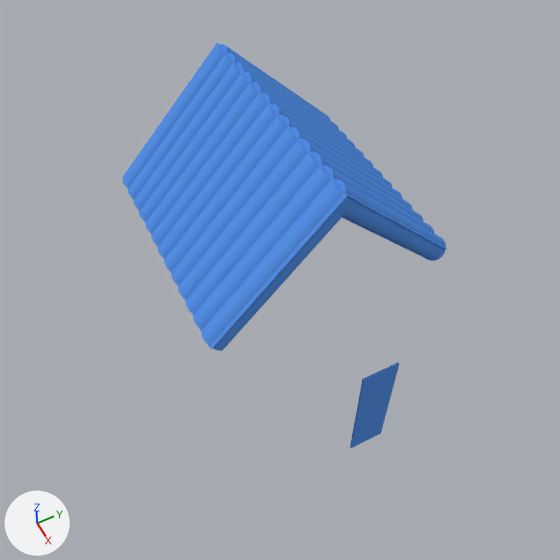
Two versions of the Blender file blend/Building.blend, one commit apart.
Both versions are drawn from the file's camera 'Camera'. Lighting does not change. The marker at lower left points along +X, +Y and +Z. The older version comes first. The same objects are shown in both versions, whatever each file hides.

Before the edit, the objects in view are built like this:
```python
me_cube_003 = bpy.data.meshes.new('Cube.003')
me_cube_003.from_pydata(...)  # a box spanning x -1.0..1.0, y -1.0..1.0, z -1.0..1.0
me_cube_003.materials.append(mat_blue)  # blue #5792e7
me_cube_015 = bpy.data.meshes.new('Cube.015')
me_cube_015.from_pydata([(1.0, 1.0, 1.4), (1.0, -1.0, 1.4), (-1.0, -1.0, 1.4), (-1.0, 1.0, 1.4), (1.0, 0.0, 2.4), (-1.0, 0.0, 2.4)], [], [(4, 5, 2, 1), (0, 3, 5, 4)])
me_cube_015.materials.append(mat_blue)  # blue #5792e7
me_cylinder_025 = bpy.data.meshes.new('Cylinder.025')
me_cylinder_025.from_pydata(...)  # 2600 vertices, 1326 faces; spans x -1.0..19.0, y -1.0..1.0, z -1.0..1.0
me_cylinder_025.materials.append(mat_blue)  # blue #5792e7
me_cylinder_026 = bpy.data.meshes.new('Cylinder.026')
me_cylinder_026.from_pydata(...)  # 2600 vertices, 1326 faces; spans x -1.0..19.0, y -1.0..1.0, z -1.0..1.0
me_cylinder_026.materials.append(mat_blue)  # blue #5792e7
ob_door = bpy.data.objects.new('Door', me_cube_003)
ob_door.location = (1.026, 0.508, 0.621)
ob_door.scale = (0.0101, 0.202, 0.757)
ob_house_001 = bpy.data.objects.new('House.001', me_cube_015)
ob_house_001.location = (0.016, -0.086, 1.471)
ob_house_001.scale = (1.01, 1.01, 1.01)
ob_roof = bpy.data.objects.new('Roof', me_cylinder_025)
ob_roof.location = (-0.892, -0.541, 3.337)
ob_roof.rotation_euler = (-0.785, 0.0, 0.0)  # degrees (-45, 0, 0)
ob_roof.scale = (0.101, 0.101, 0.707)
ob_roof_001 = bpy.data.objects.new('Roof.001', me_cylinder_026)
ob_roof_001.location = (-0.892, 0.37, 3.337)
ob_roof_001.rotation_euler = (0.785, 0.0, 0.0)  # degrees (45, 0, 0)
ob_roof_001.scale = (0.101, 0.101, 0.707)
```
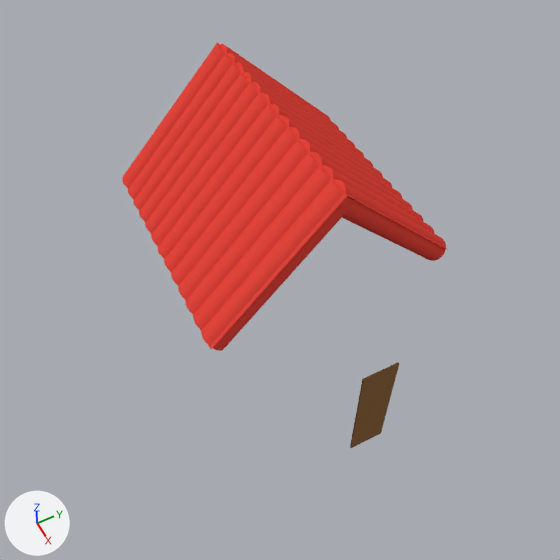
Commit message: recolour the Building icon: red roof, brown door

Pixel boxes [x1, y1, x2, y2] of what changed, in the pictures (560 x 560 px):
'Roof', recoloured (blue to red)
    both: [122, 45, 356, 351]
'Roof.001', recoloured (blue to red)
    both: [220, 44, 446, 261]
'House.001', recoloured
    both: [122, 42, 448, 349]
'Door', recoloured (blue to brown)
    both: [350, 363, 399, 448]

The change in detail:
Material 'Brown' (mat_brown) is new.
Its base color is (0.26, 0.133, 0.0513) (brown #8b6640).
Material 'Red' (mat_red) is new.
Its base color is (0.8, 0.064, 0.047) (red #e7483d).
me_cylinder_025 has 2600 vertices, 1326 faces and spans x -1.0..19.0, y -1.0..1.0, z -1.0..1.0.
me_cylinder_025 no longer uses material mat_blue (blue #5792e7).
me_cylinder_025 gains material mat_red (red #e7483d).
me_cylinder_026 has 2600 vertices, 1326 faces and spans x -1.0..19.0, y -1.0..1.0, z -1.0..1.0.
me_cylinder_026 no longer uses material mat_blue (blue #5792e7).
me_cylinder_026 gains material mat_red (red #e7483d).
me_cube_015 has 6 vertices, 2 faces and spans x -1.0..1.0, y -1.0..1.0, z 1.4..2.4.
me_cube_015 no longer uses material mat_blue (blue #5792e7).
me_cube_015 gains material mat_red (red #e7483d).
me_cube_003 has 8 vertices, 6 faces and spans x -1.0..1.0, y -1.0..1.0, z -1.0..1.0.
me_cube_003 no longer uses material mat_blue (blue #5792e7).
me_cube_003 gains material mat_brown (brown #8b6640).
